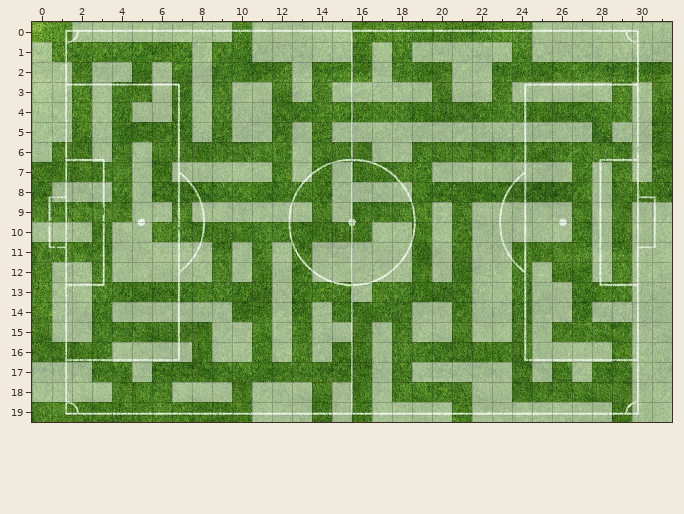
Tiled map -- NamCap_Jerome_Android/assets/images/terrain_foot.tmx. That is the earlier state.
Cells are 32x32 px. Shown: x 0..31, y 0..19.
Now the later version:
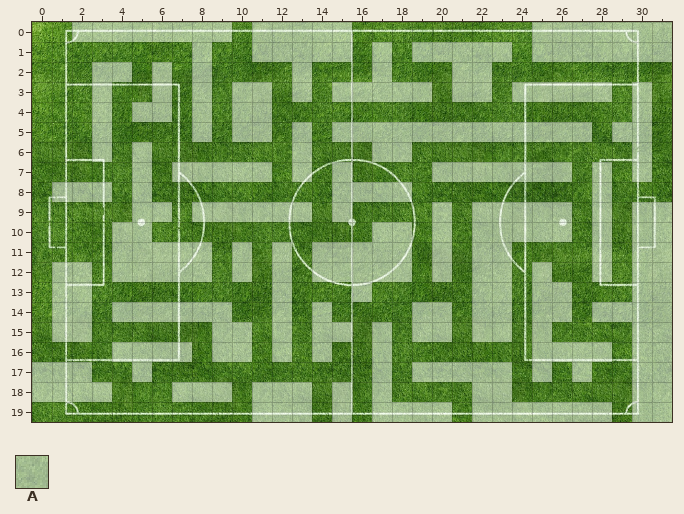
Key: from "terrainTileset": A 643.
_ is an empty cell.
Tiles replaced or removed in this view: A.
See-through tiles are keyed as they look on the map.
Changes in this commit:
Changed rows in their new state; . is an unchanged cell.
Layer "tileMurs":
first column x 0:
 1 _.
 2 __
 3 __
 4 __
 5 __
 6 _.
first column x 0:
10 ___
